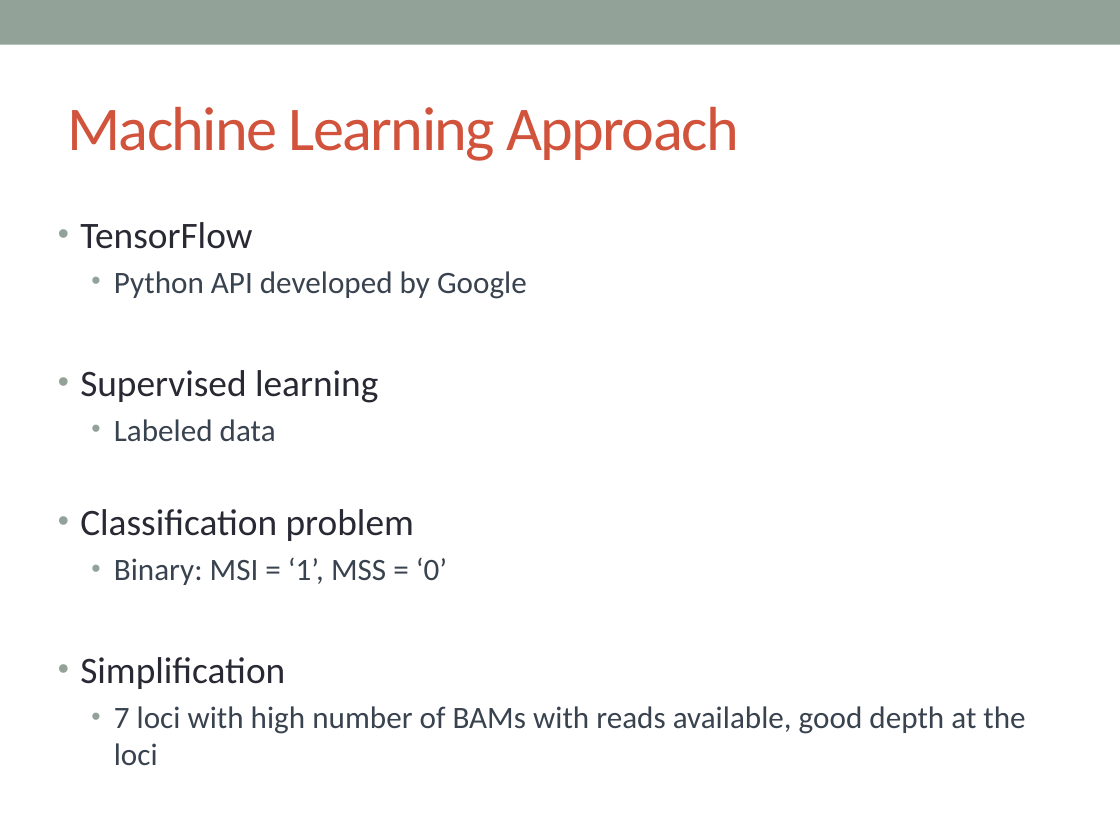
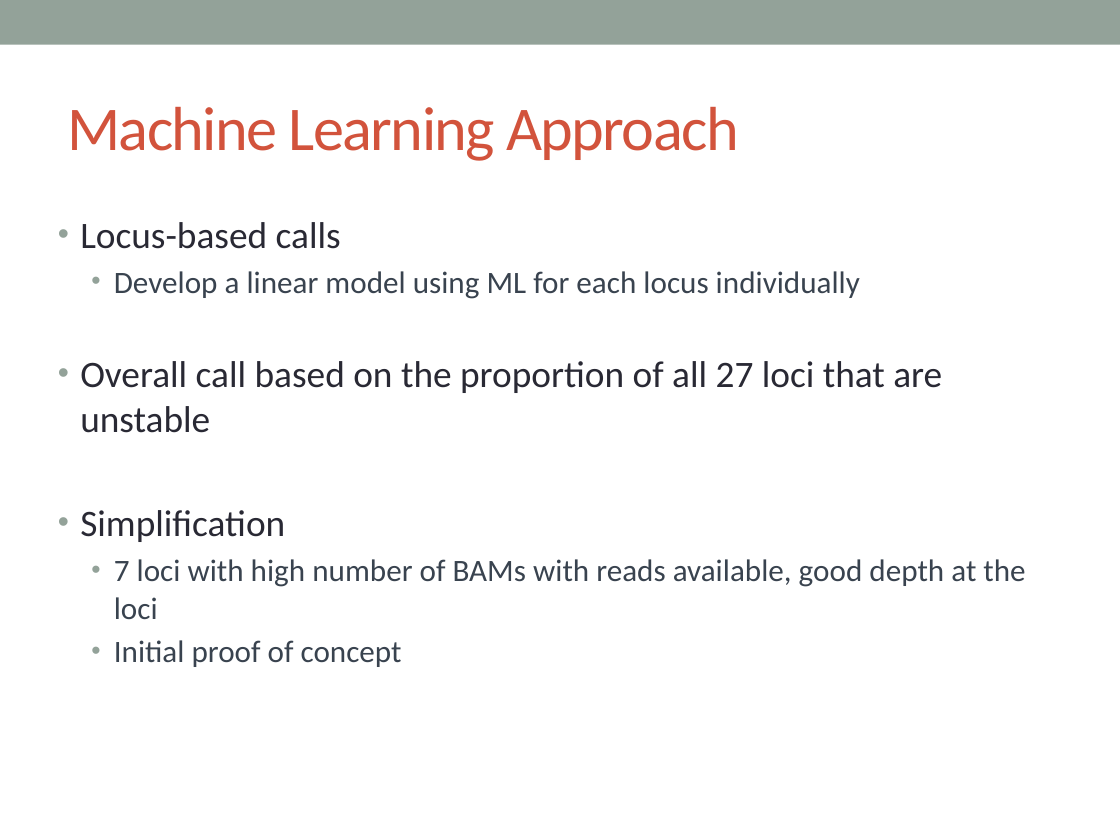
Before and after one commit to lailamargaret/Stanford-2018, a slide deck: slide 19 of MSI Project Presentation.pptx (slide 12 before the commit). Drawn at 1120x840 pixels with LibreOffice and Linux fonts; fonts in the diff are those of the drawing. Boxes give left, top, right and bottom in pixels: in the first picture for what was removed or moved away, otherwise in the second. Text is boxed around its words. In the diff, an @@ line names an element or a change of style, - is before the commit and + after.

```diff
--- a/MSI Project Presentation.pptx
+++ b/MSI Project Presentation.pptx
@@ text at bbox=[80, 222, 942, 433]: text changed; size 20 to 24 pt; text colour #394350 to #292934 @@
-• TensorFlow
-  • Python API developed by Google
-• Supervised learning
-  • Labeled data
-• Classification problem
-  • Binary: MSI = ‘1’, MSS = ‘0’
+• Locus-based calls
+  • Develop a linear model using ML for each locus individually
+• Overall call based on the proportion of all 27 loci that are unstable
@@ text at bbox=[114, 640, 402, 667]: paragraph added @@
+  • Initial proof of concept
```
Also in this commit, not shown: 5 other slides changed, 7 slides added, 1 other file.
